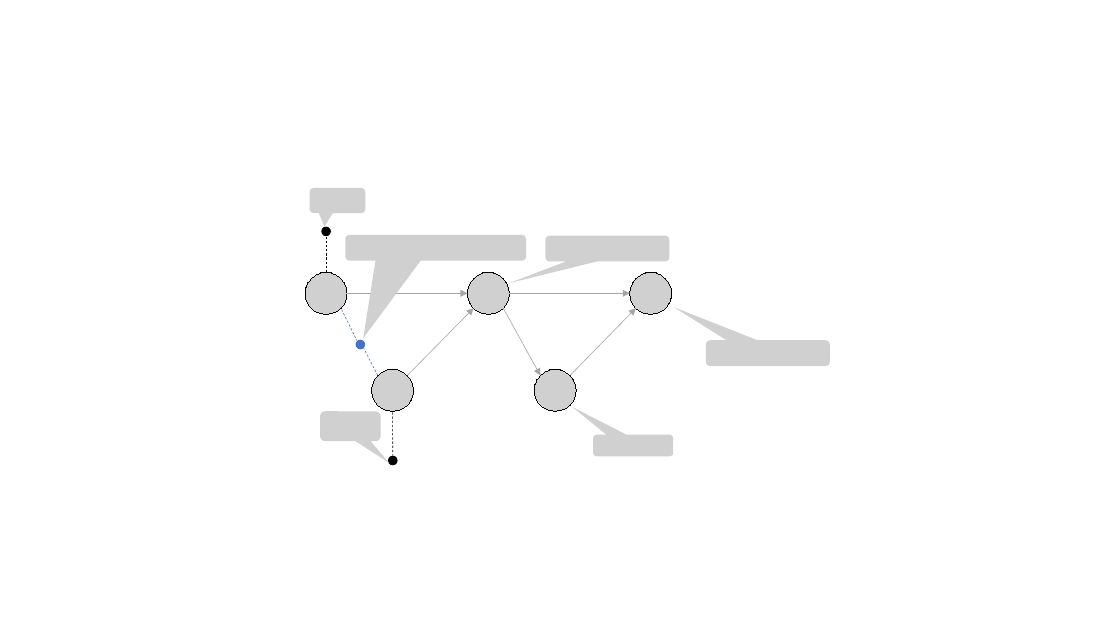
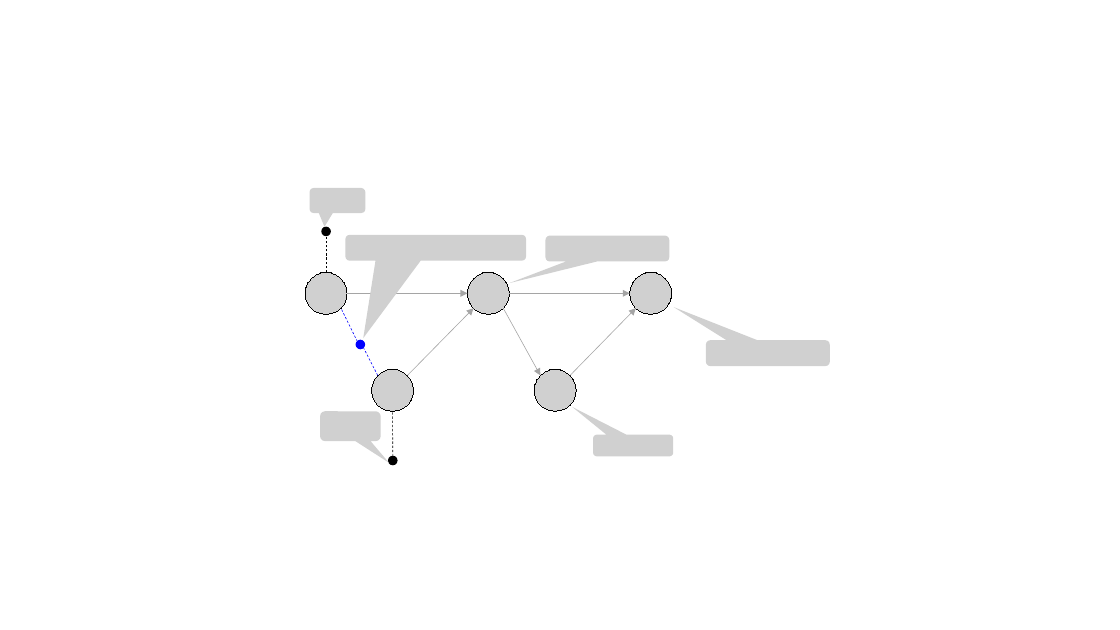
Before and after one commit to borglab/gtsam.org, a slide deck: slide 7 of assets/images/lqr_control/Elimination.pptx. Drawn at 1120x630 pixels with LibreOffice and Linux fonts; fonts in the diff are those of the drawing; grey boxes stand for pictures. Boxes give left, top, right and bottom in pixels: in the first picture for what was removed or moved away, otherwise in the second. Text is boxed around its words. In the diff, an @@ line names an element or a change of style, - is before the commit and + after.

```diff
--- a/assets/images/lqr_control/Elimination.pptx
+++ b/assets/images/lqr_control/Elimination.pptx
@@ line (357, 342) - (341, 308): stroke #4472C4 0.5 pt dashed to #0000FF 0.5 pt dashed @@
@@ ellipse at [356,340,365,349]: fill #4472C4 to #0000FF; outline #4472C4 1 pt to #0000FF 1 pt @@
@@ line (378, 376) - (364, 348): stroke #4472C4 0.5 pt dashed to #0000FF 0.5 pt dashed @@
```
Also in this commit, not shown: 3 other slides changed, 1 slide added, 39 other files.
